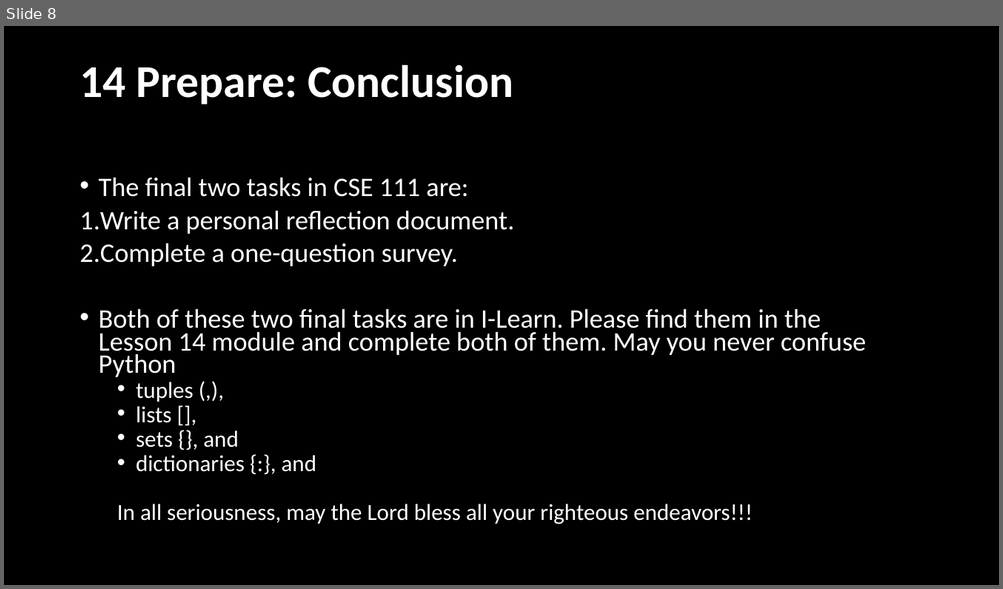
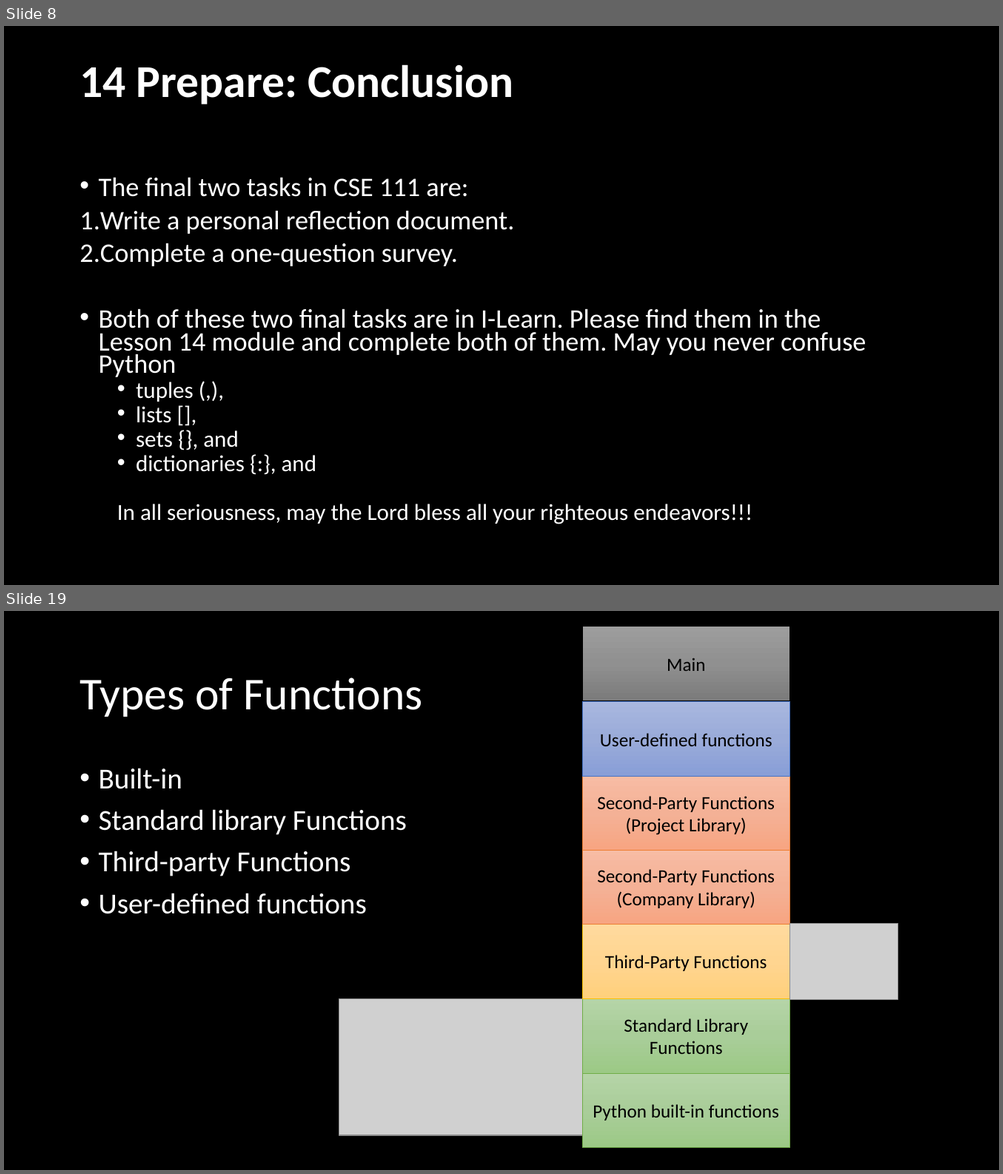
Before and after one commit to BroClements/CSE111ProgwFunctions, a slide deck: CSE111W13SignificantProgram.pptx. Shown one above the other, each under a label of ours: slide 8 before the commit, slides 8 and 19 after it; the slides between them are not shown. The pictures are 1003x589 and 1003x1174 pixels, drawn with LibreOffice and Linux fonts; fonts in the diff are those of the drawing; grey boxes stand for pictures. Boxes give left, top, right and bottom in pixels: in the first picture for what was removed or moved away, otherwise in the second. Text is boxed around its words. In the diff, an @@ line names an element or a change of style, - is before the commit and + after.

```diff
--- a/CSE111W13SignificantProgram.pptx
+++ b/CSE111W13SignificantProgram.pptx
@@ slide 19 added at bbox=[4, 611, 999, 1170], background #000000 @@
@@ rectangle added at bbox=[582, 627, 790, 701], fill gradient #9D9D9D to #909090 to #7C7C7C, outline #000000 0.5 pt, 18 pt, text #000000 @@
+Main
@@ title added at bbox=[79, 678, 423, 717], 44 pt, text #FFFFFF @@
+Types of Functions
@@ rectangle added at bbox=[582, 702, 790, 777], fill gradient #A8B7DF to #9AABD9 to #889ED7, outline #4472C4 0.5 pt, 18 pt, text #000000 @@
+User-defined functions
@@ text added at bbox=[99, 768, 407, 914], 28 pt, text #FFFFFF @@
+• Built-in
+• Standard library Functions
+• Third-party Functions
+• User-defined functions
@@ rectangle added at bbox=[582, 776, 790, 851], fill gradient #F7BDA5 to #F5B196 to #F8A582, outline #ED7D31 0.5 pt, 18 pt, text #000000 @@
+Second-Party Functions
+(Project Library)
@@ rectangle added at bbox=[582, 850, 790, 924], fill gradient #F7BDA5 to #F5B196 to #F8A582, outline #ED7D31 0.5 pt, 18 pt, text #000000 @@
+Second-Party Functions
+(Company Library)
@@ rectangle added at bbox=[582, 924, 790, 999], fill gradient #FFDB9E to #FFD590 to #FFD07C, outline #FFC000 0.5 pt, 18 pt, text #000000 @@
+Third-Party Functions
@@ picture added at bbox=[790, 923, 898, 999] @@
@@ picture added at bbox=[339, 999, 582, 1136] @@
@@ rectangle added at bbox=[582, 999, 790, 1073], fill gradient #B5D5A7 to #AACE9A to #9CC987, outline #70AD47 0.5 pt, 18 pt, text #000000 @@
+Standard Library Functions
@@ rectangle added at bbox=[582, 1073, 790, 1148], fill gradient #B5D5A7 to #AACE9A to #9CC987, outline #70AD47 0.5 pt, 18 pt, text #000000 @@
+Python built-in functions
```
Also in this commit, not shown: 29 other slides added.
